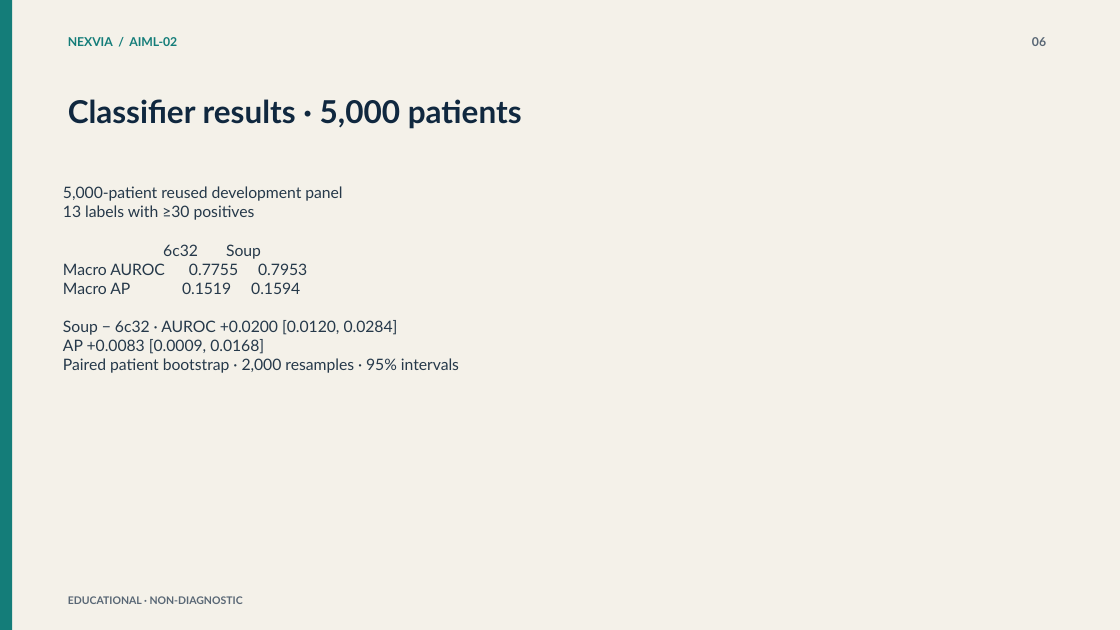
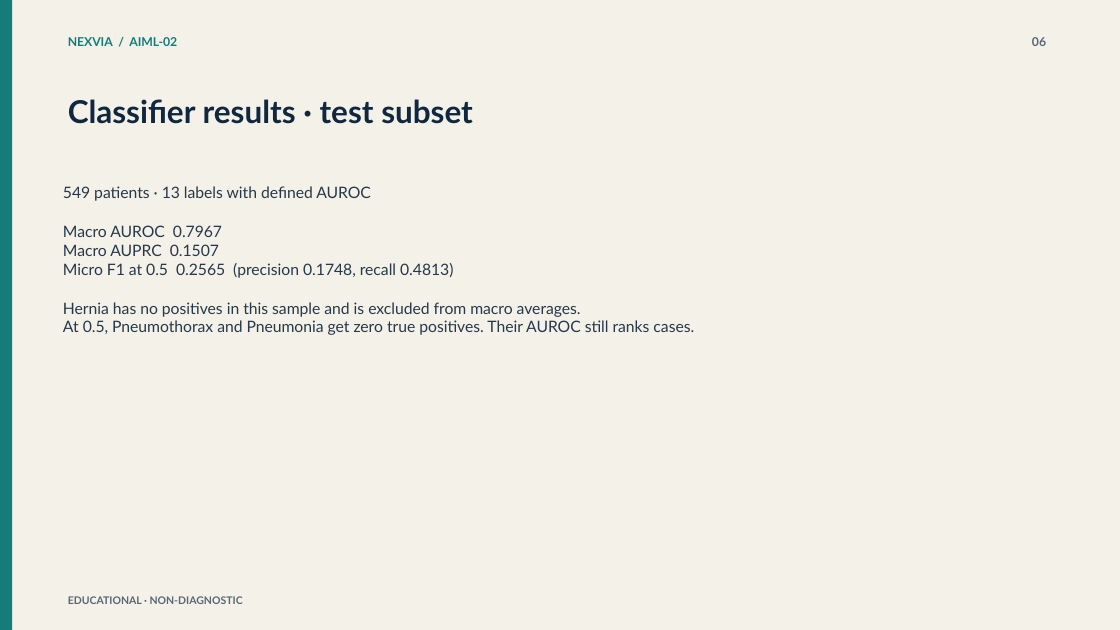
Before and after one commit to ram15x/nexvia-aiml-internship, a slide deck: slide 6 of AIML-02/deliverables/Medical_Imaging_AI_Review_Platform.pptx. Drawn at 1120x630 pixels with LibreOffice and Linux fonts; fonts in the diff are those of the drawing. Boxes give left, top, right and bottom in pixels: in the first picture for what was removed or moved away, otherwise in the second. Text is boxed around its words. In the diff, an @@ line names an element or a change of style, - is before the commit and + after.

Commit message:
Update presentation to the verified results
Replace the earlier development-panel figures and the 0.8327 spleen
validation Dice with the 999-image classifier subset (macro AUROC 0.7967,
per-label intervals) and the reported held-out spleen Dice 0.3272. The
reflection slide is unchanged for the student to complete.

```diff
--- a/AIML-02/deliverables/Medical_Imaging_AI_Review_Platform.pptx
+++ b/AIML-02/deliverables/Medical_Imaging_AI_Review_Platform.pptx
@@ text at (68,99,473,124): text changed @@
-Classifier results · 5,000 patients
+Classifier results · test subset
@@ text at (63,186,694,335): text changed @@
-5,000-patient reused development panel
-13 labels with ≥30 positives
-6c32 Soup
-Macro AUROC 0.7755 0.7953
-Macro AP 0.1519 0.1594
-Soup − 6c32 · AUROC +0.0200 [0.0120, 0.0284]
-AP +0.0083 [0.0009, 0.0168]
-Paired patient bootstrap · 2,000 resamples · 95% intervals
+549 patients · 13 labels with defined AUROC
+Macro AUROC 0.7967
+Macro AUPRC 0.1507
+Micro F1 at 0.5 0.2565 (precision 0.1748, recall 0.4813)
+Hernia has no positives in this sample and is excluded from macro averages.
+At 0.5, Pneumothorax and Pneumonia get zero true positives. Their AUROC still ranks cases.
```
Also in this commit, not shown: 5 other slides changed.
